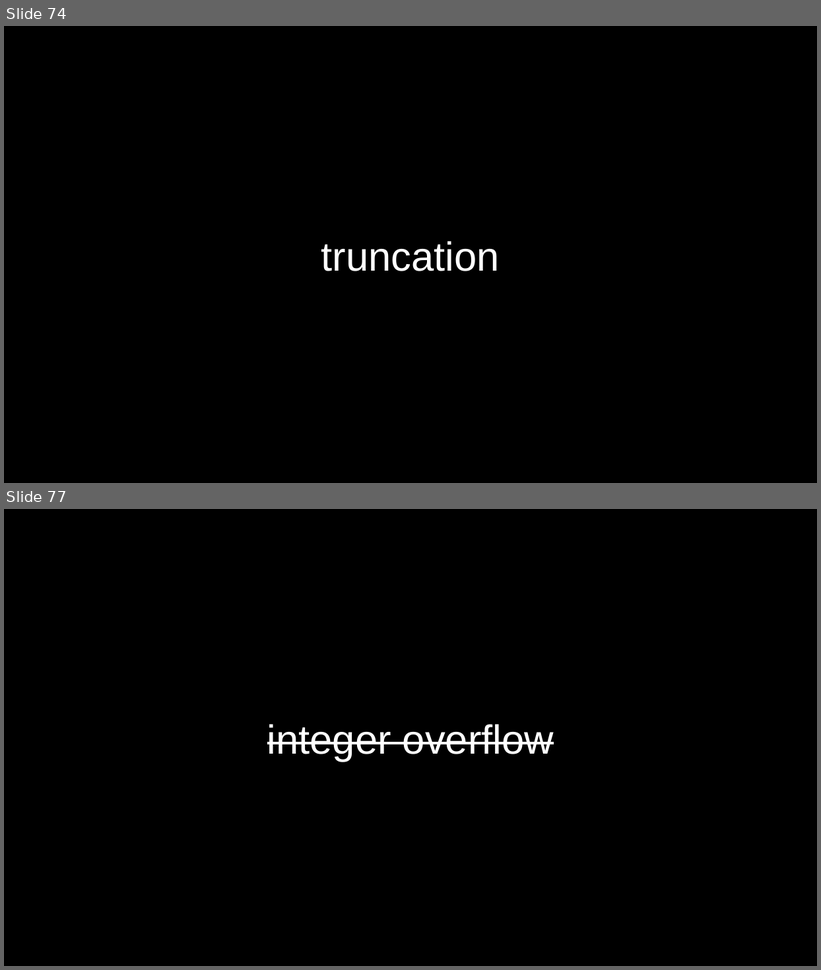
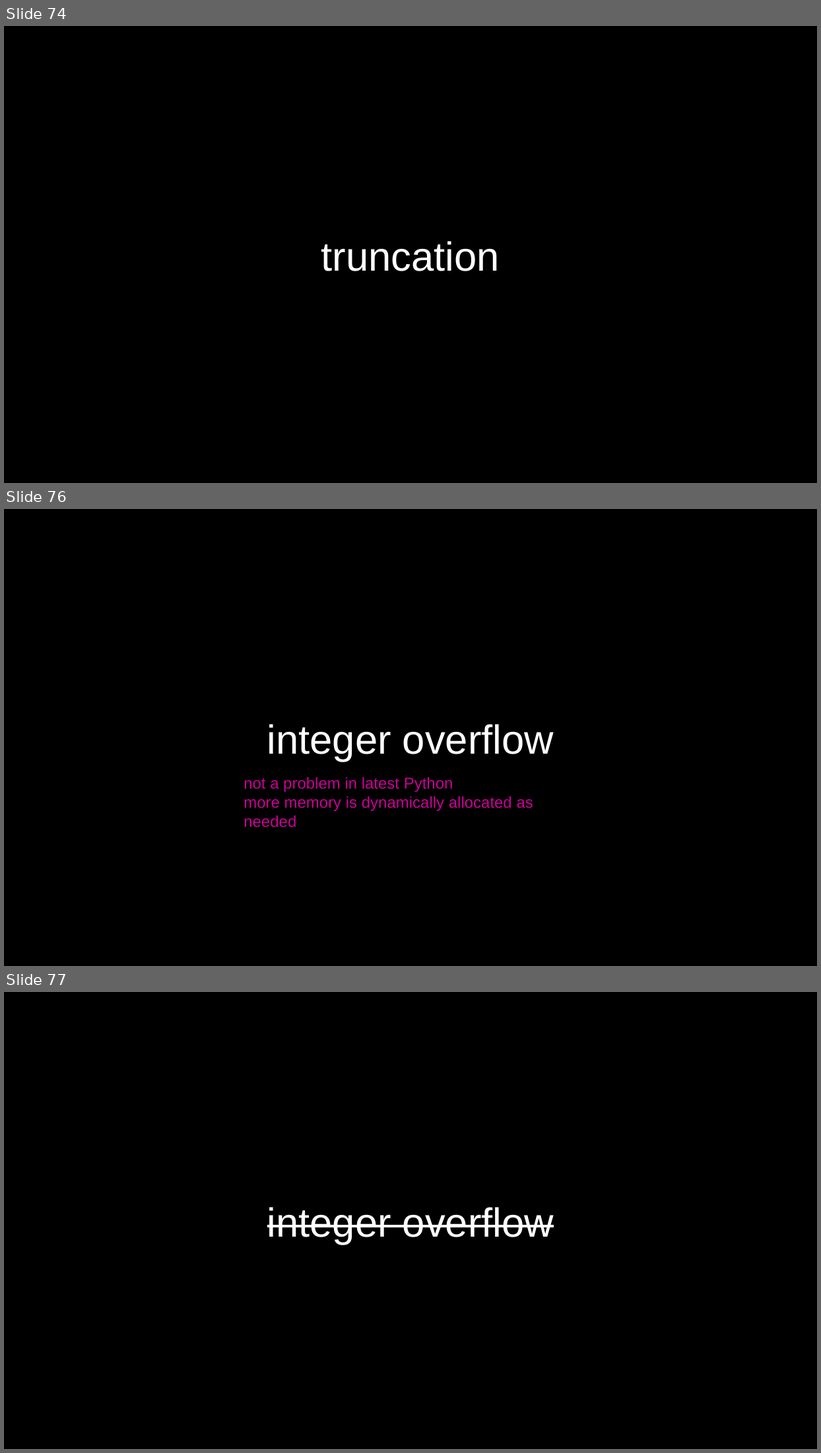
Before and after one commit to ddangman/cs50, a slide deck: Intro to Computer Science CS50x/CS50 2023 - Lecture 6 - Python.pptx. Shown one above the other, each under a label of ours: slides 74 and 77 before the commit, slides 74, 76 and 77 after it; the slides between them are not shown. The pictures are 821x970 and 821x1453 pixels, drawn with LibreOffice and Linux fonts; fonts in the diff are those of the drawing. Boxes give left, top, right and bottom in pixels: in the first picture for what was removed or moved away, otherwise in the second. Text is boxed around its words. In the diff, an @@ line names an element or a change of style, - is before the commit and + after.

```diff
--- a/Intro to Computer Science CS50x/CS50 2023 - Lecture 6 - Python.pptx
+++ b/Intro to Computer Science CS50x/CS50 2023 - Lecture 6 - Python.pptx
@@ slide 76 added at (x1=4, y1=509, x2=817, y2=966), background #000000 @@
@@ title added at (x1=267, y1=724, x2=554, y2=761), 36 pt, text #FFFFFF @@
+integer overflow
@@ text added at (x1=244, y1=777, x2=533, y2=811), 14 pt, text #CC0099 @@
+not a problem in latest Python
+more memory is dynamically allocated as needed
```
Also in this commit, not shown: 2 slides changed, 1 other slide added, 2 slides removed, 10 other files.
